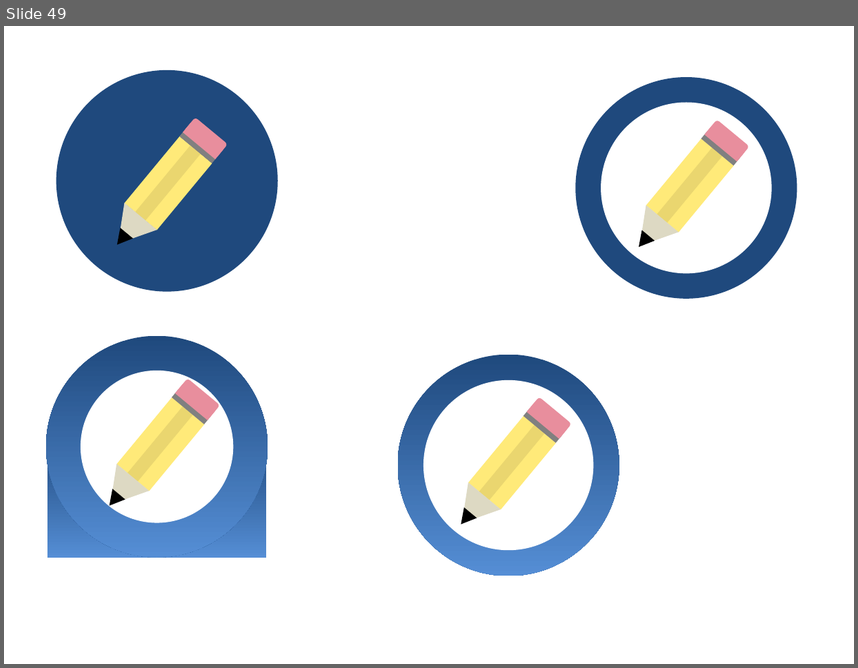
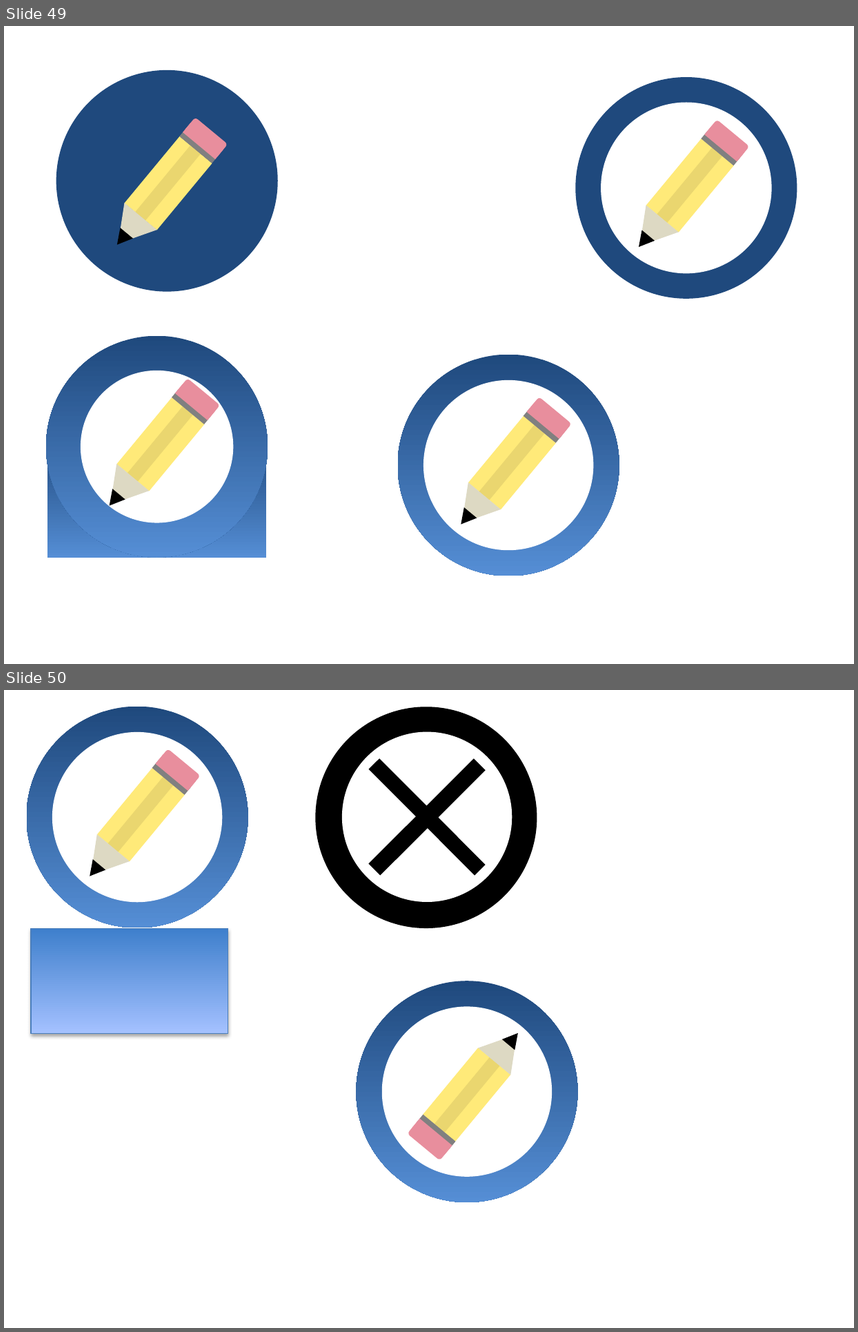
Before and after one commit to evanspa/GasJot-ios, a slide deck: drawings/drawings.pptx. Shown one above the other, each under a label of ours: slide 49 before the commit, slides 49 and 50 after it. The pictures are 858x668 and 858x1332 pixels, drawn with LibreOffice and Linux fonts; fonts in the diff are those of the drawing. Boxes give left, top, right and bottom in pixels: in the first picture for what was removed or moved away, otherwise in the second. Text is boxed around its words. In the diff, an @@ line names an element or a change of style, - is before the commit and + after.

```diff
--- a/drawings/drawings.pptx
+++ b/drawings/drawings.pptx
@@ slide 50 added at [4,690,854,1328], background #FFFFFF @@
@@ ellipse added at [315,707,537,928], fill #000000 @@
@@ plus added at [321,711,532,923], fill #000000 @@
@@ ellipse added at [342,731,513,902], fill #FFFFFF @@
@@ group added at [26,706,248,927]: 4 rectangles, 2 ellipses, 2 triangles, 1 rounded rectangle @@
@@ rectangle added at [31,928,228,1032], fill gradient #3F80CE to #A4C4FF, outline #4B7EBC 0.75 pt @@
@@ group added at [356,980,578,1202]: 4 rectangles, 2 ellipses, 2 triangles, 1 rounded rectangle @@
```
Also in this commit, not shown: 16 other files.
